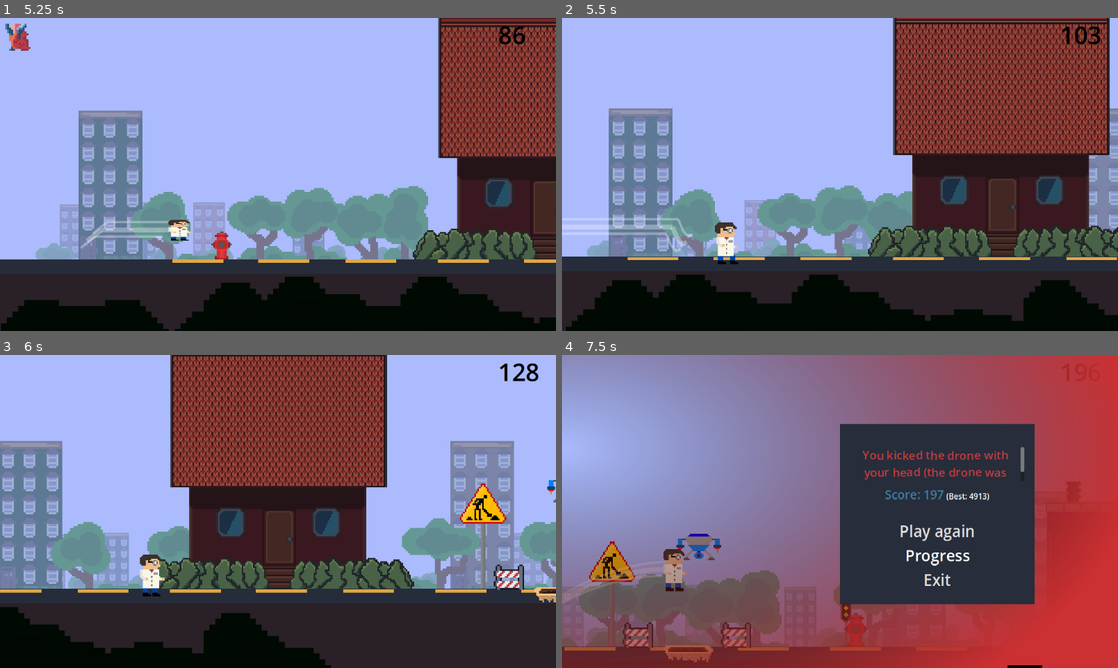
Above: before the commit, frames 1-4 (two rows, left to right).
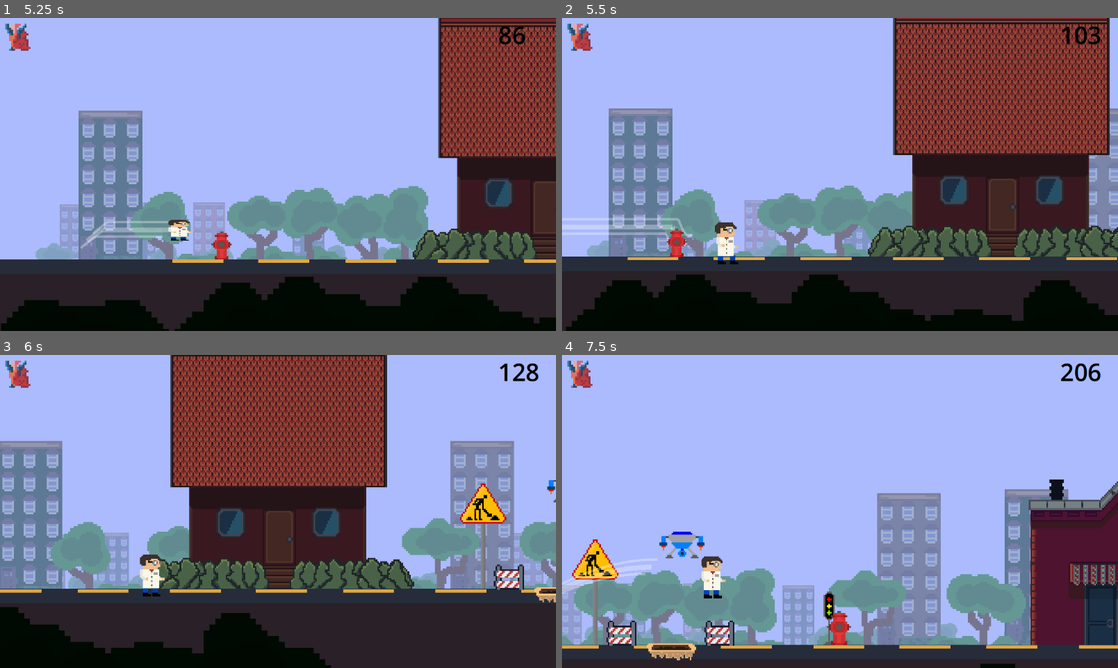
Above: after the commit, the same moments.

Repository: kir-55/Unstable
Game: Godot game, scene res://Scenes/Locations/home.tscn
Two runs of this game, one before a commit and one after it. Both use one fixed random seed, a clock stepped at 60 frames per second and the inputs below. This scene is started directly instead of the project's main scene.
Inputs (mouse positions are in pixels of both pictures, inside the frame that each line leads up to):
- Up to frame 1 (5.25 s): drag from (344, 227) to (333, 105) at 0.52 s; tap Enter at 1.25, 2.75 s; drag from (166, 190) to (250, 237) at 1.27 s; tap Space (up) at 2, 3.5 s; move the mouse to (333, 105) at 2.02 s; tap Shift (dash) at 2.1, 5.1 s; tap S (bottom) at 2.3, 3.6 s; drag from (250, 237) to (111, 127) at 2.77 s; move the mouse to (444, 221) at 3.52 s; hold Space (up) 3.53-4.25 s; drag from (111, 127) to (522, 237) at 4.27 s; move the mouse to (305, 174) at 5.02 s; hold Space (up) from 5.03 s (still down); click (305, 174) at 5.17 s
- Up to frame 2 (5.5 s): keep holding Space (up); tap S (bottom) at 5.3 s
- Up to frame 3 (6 s): release Space (up) at 5.75 s; drag from (194, 433) to (166, 527) at 5.77 s
- Up to frame 4 (7.5 s): move the mouse to (962, 495) at 6.52 s; tap S (bottom) at 6.6 s; tap Space (up) at 6.77 s; drag from (728, 527) to (812, 574) at 7.27 s

Frame 1 is identical in both runs. In frame 2, 0.5% of the frame differs, in the area x 0-23%, y 1-77%; in frame 3, 0.3%; in frame 4, 98%, in the area x 0-100%, y 0-100%.

Commit message:
Added visible timer-based progress bars to timer-based amulets

Diff:
--- a/Amulets/ameridium_gun.tres
+++ b/Amulets/ameridium_gun.tres
@@ -11,6 +11,8 @@
 texture = ExtResource("2_l01fq")
 incompatible_amulets = Array[int]([0])
 consumable = false
+has_timer = true
+timer_reload = 5.0
 stack_limit = true
 limit = 1
 chance_multiplier = 50
--- a/Amulets/bag_of_tools.tres
+++ b/Amulets/bag_of_tools.tres
@@ -11,6 +11,8 @@
 texture = ExtResource("2_shbr0")
 incompatible_amulets = Array[int]([])
 consumable = false
+has_timer = true
+timer_reload = 0.2
 stack_limit = true
 limit = 1
 chance_multiplier = 5
--- a/Amulets/microbot_backpack.tres
+++ b/Amulets/microbot_backpack.tres
@@ -11,6 +11,8 @@
 texture = ExtResource("2_ibapu")
 incompatible_amulets = Array[int]([0])
 consumable = false
+has_timer = true
+timer_reload = 4.0
 stack_limit = true
 limit = 1
 chance_multiplier = 3
--- a/Scenes/Decorations/hole.tscn
+++ b/Scenes/Decorations/hole.tscn
@@ -3,7 +3,7 @@
 [ext_resource type="Texture2D" uid="uid://dumv6v0grpcg5" path="res://Textures/Decorations/nowa_dziura.png" id="1_hyjar"]
 [ext_resource type="Script" path="res://Scripts/Decorations/deadly_area.gd" id="2_ebr3f"]
 [ext_resource type="Script" path="res://Scripts/health_system.gd" id="4_ytwoc"]
-[ext_resource type="PackedScene" uid="uid://c6jkxex0pqycv" path="res://Scenes/Explosions/barier_explosion.tscn" id="5_t4h6e"]
+[ext_resource type="PackedScene" uid="uid://c6jkxex0pqycv" path="res://Scenes/explosions/barier_explosion.tscn" id="5_t4h6e"]
 [ext_resource type="Texture2D" uid="uid://cr8dnnmcwfiht" path="res://Textures/Decorations/barierka.png" id="6_csbap"]
 [ext_resource type="Texture2D" uid="uid://byt2uuian5r3w" path="res://Textures/Decorations/nowy_znak.png" id="6_r3kei"]
 
--- /dev/null
+++ b/Scenes/amulet_timer.tscn
@@ -0,0 +1,4 @@
+[gd_scene format=3 uid="uid://c8lspr0ou0j8r"]
+
+[node name="Timer" type="Timer"]
+one_shot = true
--- /dev/null
+++ b/Scenes/amulet_timer_bar.tscn
@@ -0,0 +1,19 @@
+[gd_scene load_steps=4 format=3 uid="uid://c51ptv4stfpdi"]
+
+[ext_resource type="Script" path="res://Scripts/Amulets/amulet_timer_bar.gd" id="1_8dbtx"]
+
+[sub_resource type="StyleBoxFlat" id="StyleBoxFlat_2x33w"]
+bg_color = Color(0.816727, 0.765978, 0.765976, 1)
+
+[sub_resource type="StyleBoxFlat" id="StyleBoxFlat_yvxqy"]
+bg_color = Color(1, 0.584314, 0.27451, 1)
+
+[node name="ProgressBar" type="ProgressBar"]
+offset_left = 119.0
+offset_top = 20.0
+offset_right = 321.0
+offset_bottom = 46.0
+theme_override_styles/background = SubResource("StyleBoxFlat_2x33w")
+theme_override_styles/fill = SubResource("StyleBoxFlat_yvxqy")
+show_percentage = false
+script = ExtResource("1_8dbtx")
--- a/Scenes/player.tscn
+++ b/Scenes/player.tscn
@@ -1,9 +1,11 @@
-[gd_scene load_steps=21 format=3 uid="uid://bty2oxq2nwcn6"]
+[gd_scene load_steps=23 format=3 uid="uid://bty2oxq2nwcn6"]
 
 [ext_resource type="Script" path="res://Scripts/player.gd" id="1_22t7u"]
 [ext_resource type="Script" path="res://Scripts/Amulets/amulet_system.gd" id="2_sxsw1"]
 [ext_resource type="PackedScene" uid="uid://b4gt65xd5xb3n" path="res://Scenes/Menus/amulet_icon_template.tscn" id="4_e8l5m"]
+[ext_resource type="PackedScene" uid="uid://c8lspr0ou0j8r" path="res://Scenes/amulet_timer.tscn" id="5_382f2"]
 [ext_resource type="PackedScene" uid="uid://b8itocxc1xfcd" path="res://Scenes/bullet.tscn" id="5_bm4pq"]
+[ext_resource type="PackedScene" uid="uid://c51ptv4stfpdi" path="res://Scenes/amulet_timer_bar.tscn" id="5_ewkn8"]
 [ext_resource type="PackedScene" uid="uid://cnxt5vr2tcgk4" path="res://Scenes/ameridium_bullet.tscn" id="6_2qycl"]
 [ext_resource type="PackedScene" uid="uid://c4s2q8qnapvsn" path="res://Scenes/microbot.tscn" id="6_70j50"]
 [ext_resource type="Script" path="res://Scripts/trail.gd" id="9_lardo"]
@@ -26,30 +28,45 @@
 @export var ameridium_bullet_scene: PackedScene
 @export var bullet_speed: float = 600.0      # Speed of the spawned bullets
 @export var knockback_force: float = 200.0   # Knockback magnitude applied to the parent
-@export var timer: Timer
-@export var microbot_timer: Timer
-@export var ameridium_gun_timer : Timer
+@export var amulet_timer : PackedScene
 
 
 @export var description: String              # Reference to the timer for cooldown
 
 var has_bag_of_tools: bool = false
+var bag_of_tools_timer : Timer
+
 var has_ameridium_gun : bool = false
+var ameridium_gun_timer: Timer
 var can_shoot: bool = true
 
 @export var microbot: PackedScene
+var microbot_timer: Timer
+
+var shooting_weapon_timer : Timer
 
 func _ready():
+
+	for amulet_id in GlobalVariables.player_amulets:
+		if GlobalVariables.amulets[amulet_id].has_timer:
+			var amulet_timer_representation = amulet_timer.instantiate()
+			amulet_timer_representation.name = str(amulet_id) + \"timer\"
+			amulet_timer_representation.wait_time = GlobalVariables.amulets[amulet_id].timer_reload
+			add_child(amulet_timer_representation)
+
 	if GlobalVariables.player_amulets.has(0):
 		has_bag_of_tools = true
+		bag_of_tools_timer = assign_timer(0, _on_ameridium_gun_timeout)
+		shooting_weapon_timer = bag_of_tools_timer
 	if GlobalVariables.player_amulets.has(10):
 		has_ameridium_gun = true
-	if microbot_timer and GlobalVariables.player_amulets.has(9):
+		ameridium_gun_timer = assign_timer(10, _on_ameridium_gun_timeout)
+		bullet_scene = ameridium_bullet_scene
+		shooting_weapon_timer = ameridium_gun_timer
+	if GlobalVariables.player_amulets.has(9):
+		microbot_timer = assign_timer(9, _on_microbot_timeout)
+		microbot_timer.set_one_shot(false)
 		microbot_timer.start()
-
-	if has_ameridium_gun:
-		timer = ameridium_gun_timer
-		bullet_scene = ameridium_bullet_scene
 
 func _unhandled_input(event):
 	# Check if the player wants to shoot
@@ -73,13 +90,13 @@
 		get_parent().velocity.x -= knockback_force
 		# Start cooldown
 		can_shoot = false
-		timer.start()
-
-
-
-func _on_timer_timeout():
-	can_shoot = true
-
+		shooting_weapon_timer.start()
+
+func assign_timer(amulet_id : int, timeout_function) -> Timer:
+	var timer = find_child(str(amulet_id) + \"timer\", false, false)
+	timer.wait_time = GlobalVariables.amulets[amulet_id].timer_reload
+	timer.timeout.connect(timeout_function)
+	return timer
 
 func _on_microbot_timeout():
 	if microbot:
@@ -168,6 +185,7 @@
 self_modulate = Color(1, 1, 1, 0)
 z_index = 6
 scale = Vector2(1.4, 1.4)
+collision_layer = 128
 script = ExtResource("1_22t7u")
 MAX_JUMP_VEL = -1000.0
 STOP_DURATION = 0.6
@@ -195,9 +213,11 @@
 width = 5.0
 default_color = Color(1, 1, 1, 0.321569)
 
-[node name="Amulets" type="Node" parent="." node_paths=PackedStringArray("animation_player")]
+[node name="Amulets" type="Node" parent="." node_paths=PackedStringArray("weapon_system", "animation_player")]
 script = ExtResource("2_sxsw1")
 amulet_icon_template = ExtResource("4_e8l5m")
+weapon_system = NodePath("../Weapon")
+amulet_timer_bar = ExtResource("5_ewkn8")
 animation_player = NodePath("../AnimationPlayer")
 
 [node name="CollisionShape2D" type="CollisionShape2D" parent="."]
@@ -208,7 +228,7 @@
 wait_time = 2.0
 autostart = true
 
-[node name="Weapon" type="Sprite2D" parent="." node_paths=PackedStringArray("timer", "microbot_timer", "ameridium_gun_timer")]
+[node name="Weapon" type="Sprite2D" parent="."]
 z_index = 3
 position = Vector2(13.5714, 5.71429)
 scale = Vector2(6, 6)
@@ -216,19 +236,8 @@
 bullet_scene = ExtResource("5_bm4pq")
 ameridium_bullet_scene = ExtResource("6_2qycl")
 bullet_speed = 2000.0
-timer = NodePath("BagOfToolsTimer")
-microbot_timer = NodePath("MicrobotTimer")
-ameridium_gun_timer = NodePath("AmeridiumGunTimer")
+amulet_timer = ExtResource("5_382f2")
 microbot = ExtResource("6_70j50")
-
-[node name="BagOfToolsTimer" type="Timer" parent="Weapon"]
-wait_time = 0.2
-
-[node name="MicrobotTimer" type="Timer" parent="Weapon"]
-wait_time = 3.0
-
-[node name="AmeridiumGunTimer" type="Timer" parent="Weapon"]
-wait_time = 5.0
 
 [node name="AnimatedSprite2D" type="AnimatedSprite2D" parent="."]
 position = Vector2(0.5, 0.5)
@@ -245,6 +254,3 @@
 }
 
 [connection signal="timeout" from="SpeedUpTimer" to="." method="_on_speed_up_timer_timeout"]
-[connection signal="timeout" from="Weapon/BagOfToolsTimer" to="Weapon" method="_on_timer_timeout"]
-[connection signal="timeout" from="Weapon/MicrobotTimer" to="Weapon" method="_on_microbot_timeout"]
-[connection signal="timeout" from="Weapon/AmeridiumGunTimer" to="Weapon" method="_on_ameridium_gun_timeout"]
--- a/Scripts/Amulets/amulet.gd
+++ b/Scripts/Amulets/amulet.gd
@@ -10,6 +10,14 @@
 
 
 @export var consumable: bool = false
+
+@export var has_timer: bool = false:
+	set(value):
+		has_timer = value
+		notify_property_list_changed()
+
+@export var timer_reload: float = 1
+
 
 #Regulacja widoczności w edytorze
 @export var stack_limit: bool = false:
@@ -26,3 +34,5 @@
 func _validate_property(property: Dictionary) -> void:
 	if property.name in ["limit"] and !stack_limit:
 		property.usage = PROPERTY_USAGE_NO_EDITOR
+	if property.name in ["timer_reload"] and !has_timer:
+		property.usage = PROPERTY_USAGE_NO_EDITOR
--- a/Scripts/Amulets/amulet_system.gd
+++ b/Scripts/Amulets/amulet_system.gd
@@ -1,6 +1,10 @@
 extends Node
 
 @export var amulet_icon_template: PackedScene
+
+@export var weapon_system : Sprite2D
+@export var amulet_timer_bar : PackedScene
+
 var amulets_panel: Container
 @export var animation_player : AnimationPlayer
 
@@ -52,6 +56,10 @@
 			amulet_representation.get_child(0).text = str(unique_amulets[amulet_id]) + "X"
 		if GlobalVariables.amulets[amulet_id].consumable == true:
 			amulet_representation.gui_input.connect(use_amulet.bind(amulet_id))
+		if GlobalVariables.amulets[amulet_id].has_timer:
+			var amulet_timer_bar_representation = amulet_timer_bar.instantiate()
+			amulet_timer_bar_representation.amulet_timer = weapon_system.find_child(str(amulet_id) + "timer", false, false)
+			amulet_representation.add_child(amulet_timer_bar_representation)
 		amulets_panel.add_child(amulet_representation)
 	amulets_displayed = true
 
--- /dev/null
+++ b/Scripts/Amulets/amulet_timer_bar.gd
@@ -0,0 +1,10 @@
+extends ProgressBar
+
+var amulet_timer : Timer # this variable value is later assigned after instantiating this scene
+
+func _ready():
+	max_value = amulet_timer.wait_time
+	value = max_value
+
+func _process(delta):
+	value = amulet_timer.wait_time - amulet_timer.time_left
--- a/player_data.json
+++ b/player_data.json
@@ -1 +1 @@
-{"amulet_collection":[0,1,2,3,5,6,7,9,10,11,12,8,4],"best_score":4913}
+{"amulet_collection":[0,1,2,3,4,5,6,7,8,9,10,11,12],"best_score":4913}
